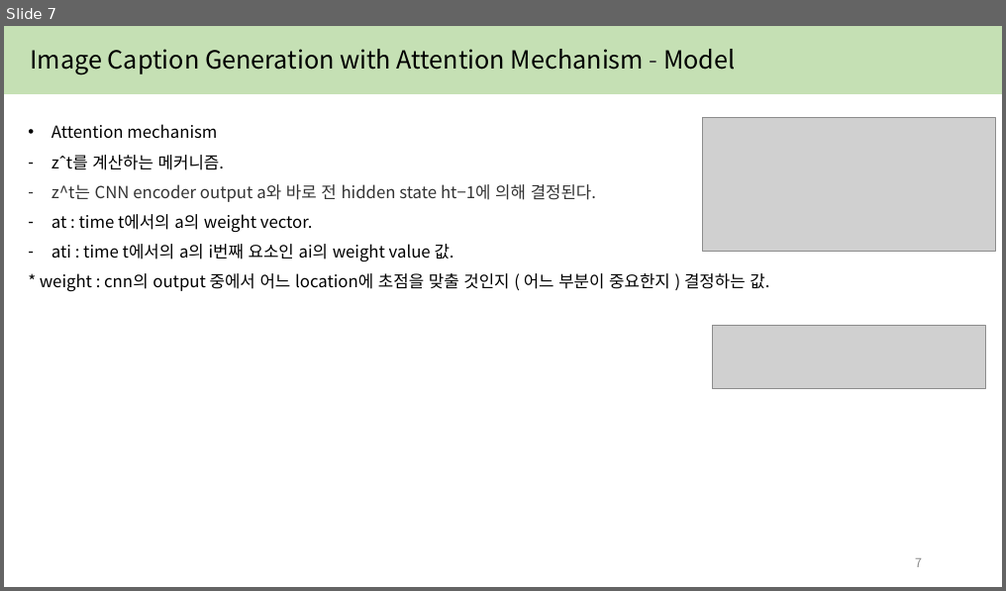
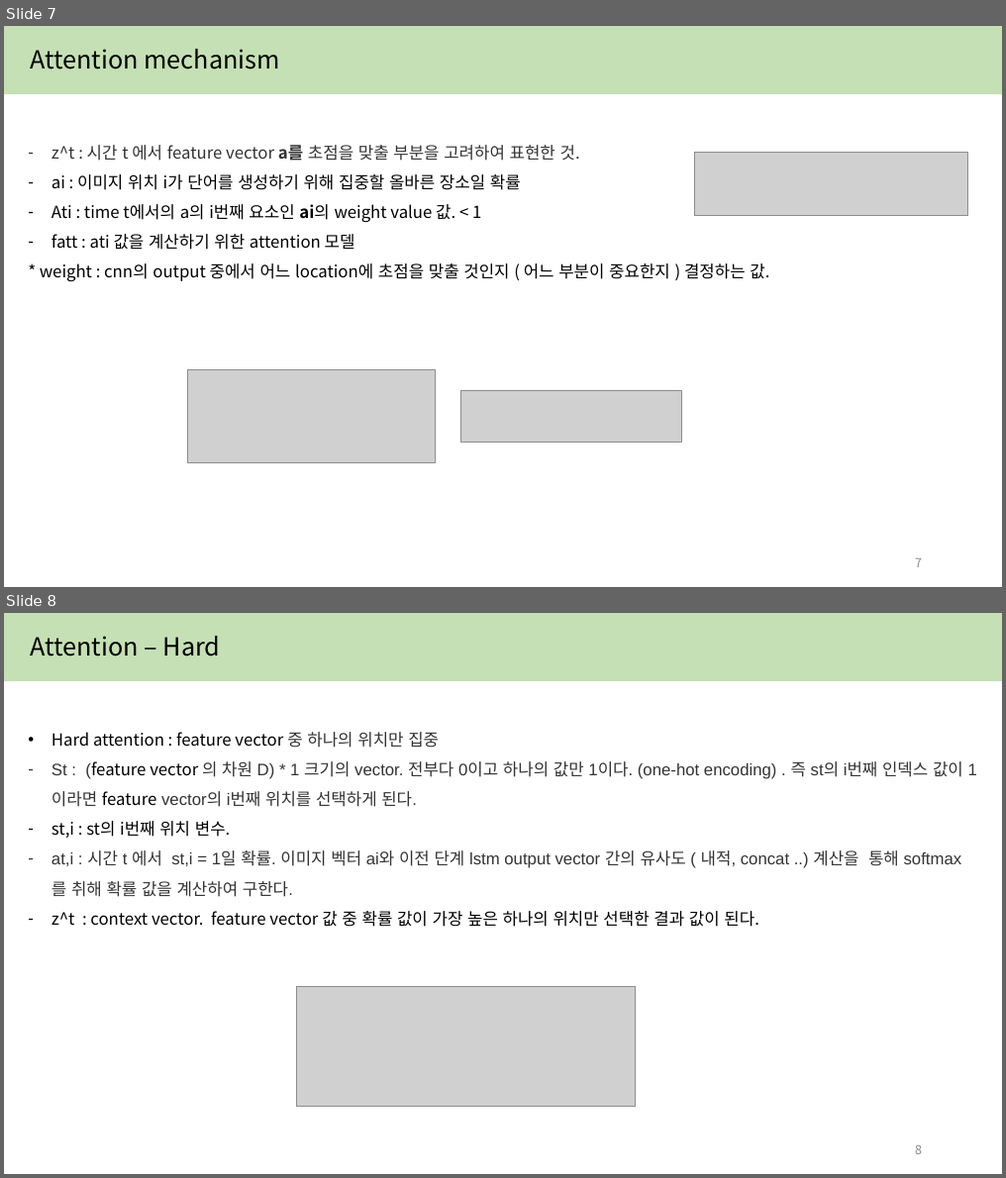
Before and after one commit to yejin087/study_image_caption, a slide deck: 4주차.pptx. Shown one above the other, each under a label of ours: slide 7 before the commit, slides 7 and 8 after it. The pictures are 1006x591 and 1006x1178 pixels, drawn with LibreOffice and Linux fonts; fonts in the diff are those of the drawing; grey boxes stand for pictures. Boxes give left, top, right and bottom in pixels: in the first picture for what was removed or moved away, otherwise in the second. Text is boxed around its words. In the diff, an @@ line names an element or a change of style, - is before the commit and + after.

```diff
--- a/4주차.pptx
+++ b/4주차.pptx
@@ slide 8 added at <box>4,613,1002,1174</box>, background #FFFFFF @@
@@ rectangle added at <box>4,613,1002,680</box>, fill #C5E0B4, outline #C5E0B4 1 pt @@
@@ text added at <box>31,636,221,657</box>, 24 pt, text #000000 @@
+Attention – Hard
@@ text added at <box>52,732,963,927</box>, 16 pt, text #333333 @@
+• Hard attention : feature vector 중 하나의 위치만 집중
+– St : (feature vector 의 차원 D) * 1 크기의 vector. 전부다 0이고 하나의 값만 1이다. (one-hot encoding) . 즉 st의 i번째 인덱스 값이 1이라면 feature vector의 i번째 위치를 선택하게 된다.
+– st,i : st의 i번째 위치 변수.
+– at,i : 시간 t 에서 st,i = 1일 확률. 이미지 벡터 ai와 이전 단계 lstm output vector 간의 유사도 ( 내적, concat ..) 계산을 통해 softmax 를 취해 확률 값을 계산하여 구한다.
+– z^t : context vector. feature vector 값 중 확률 값이 가장 높은 하나의 위치만 선택한 결과 값이 된다.
@@ picture added at <box>297,986,635,1107</box> @@
@@ page number added at <box>915,1146,922,1155</box>, 12 pt, text #8C8C8C @@
+8
@@ slide 7 changed as well @@
@@ text at <box>31,49,280,70</box>: text changed @@
-Image Caption Generation with Attention Mechanism - Model
+Attention mechanism
@@ text at <box>52,145,580,250</box>: text changed @@
-• Attention mechanism
-– zˆt를 계산하는 메커니즘.
-– z^t는 CNN encoder output a와 바로 전 hidden state ht−1에 의해 결정된다.
-– at : time t에서의 a의 weight vector.
-– ati : time t에서의 a의 i번째 요소인 ai의 weight value 값.
+– z^t : 시간 t 에서 feature vector a를 초점을 맞출 부분을 고려하여 표현한 것.
+– ai : 이미지 위치 i가 단어를 생성하기 위해 집중할 올바른 장소일 확률
+– Ati : time t에서의 a의 i번째 요소인 ai의 weight value 값. < 1
+– fatt : ati 값을 계산하기 위한 attention 모델
@@ picture: place and size @@
-picture at <box>712,325,985,388</box>
+picture at <box>695,152,968,215</box>
@@ picture: place and size @@
-picture at <box>703,117,996,251</box>
+picture at <box>187,371,436,464</box>
@@ picture added at <box>460,390,681,442</box> @@
```
Also in this commit, not shown: 6 other slides changed, 1 other slide added.
